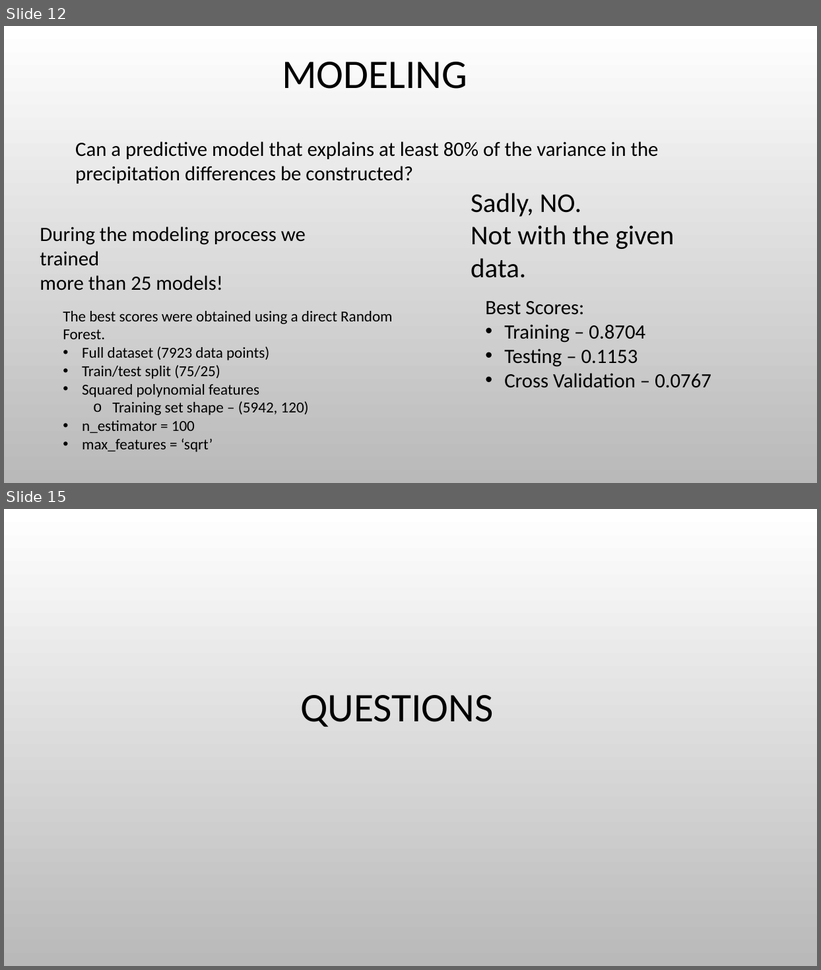
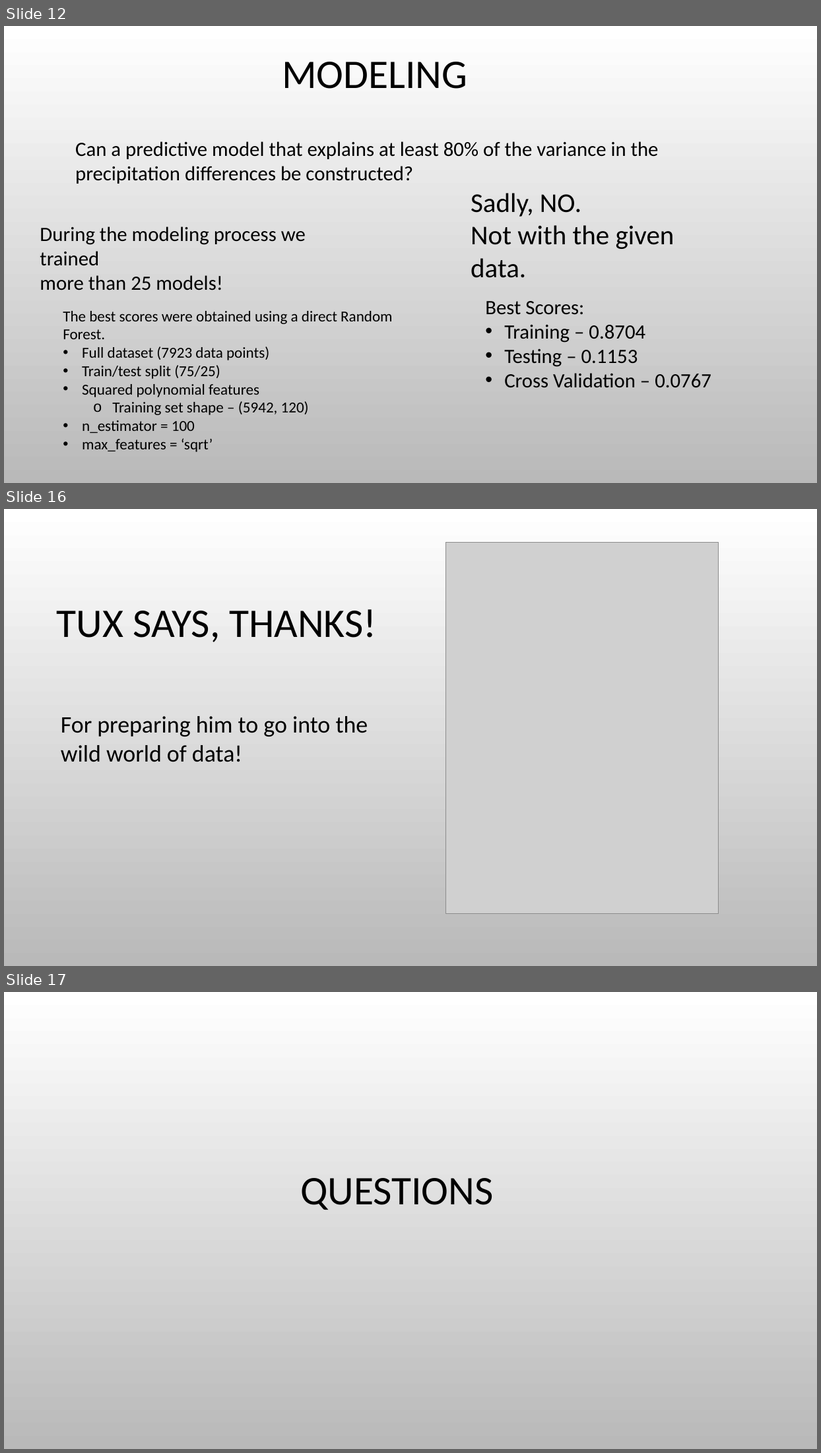
Before and after one commit to BlakeWallace/Lake_Michigan_Influences, a slide deck: slide_deck/Lake_Michigan_Influences.pptx. Shown one above the other, each under a label of ours: slides 12 and 15 before the commit, slides 12, 16 and 17 after it; the slides between them are not shown. The pictures are 821x970 and 821x1453 pixels, drawn with LibreOffice and Linux fonts; fonts in the diff are those of the drawing; grey boxes stand for pictures; background and template pictures are left out. Boxes give left, top, right and bottom in pixels: in the first picture for what was removed or moved away, otherwise in the second. Text is boxed around its words. In the diff, an @@ line names an element or a change of style, - is before the commit and + after.

```diff
--- a/slide_deck/Lake_Michigan_Influences.pptx
+++ b/slide_deck/Lake_Michigan_Influences.pptx
@@ slide 16 added at (4, 509, 817, 966), background picture (left out) @@
@@ picture added at (446, 543, 719, 914) @@
@@ title added at (57, 609, 376, 642), 48 pt, text #000000 @@
+TUX SAYS, THANKS!
@@ text added at (61, 716, 368, 762), 28 pt, text #000000 @@
+For preparing him to go into the
+wild world of data!
@@ what was slide 15 is now slide 17 @@
```
Also in this commit, not shown: 2 slides changed, 3 other slides added, 2 slides removed, 4 other files.
